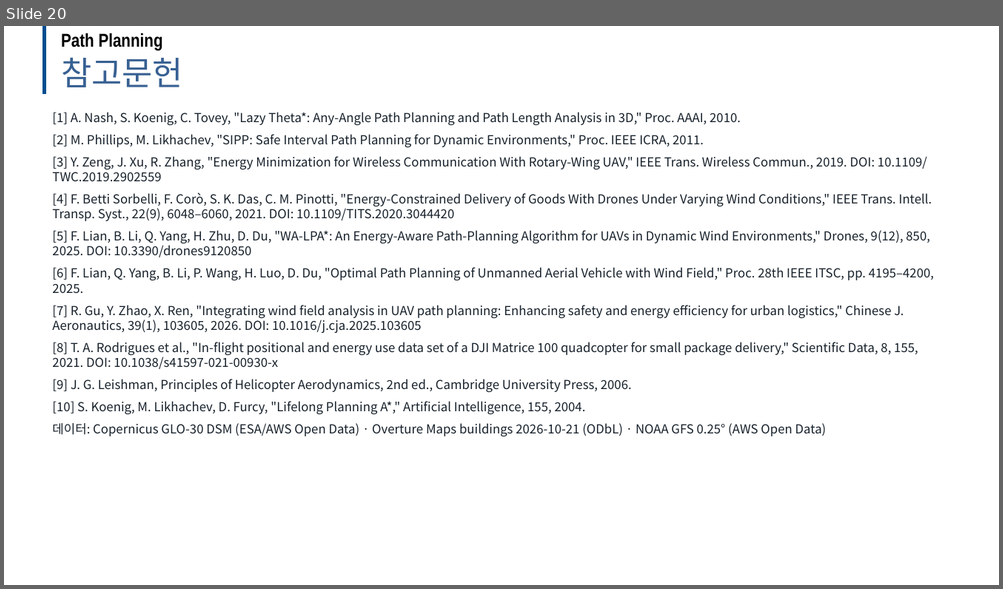
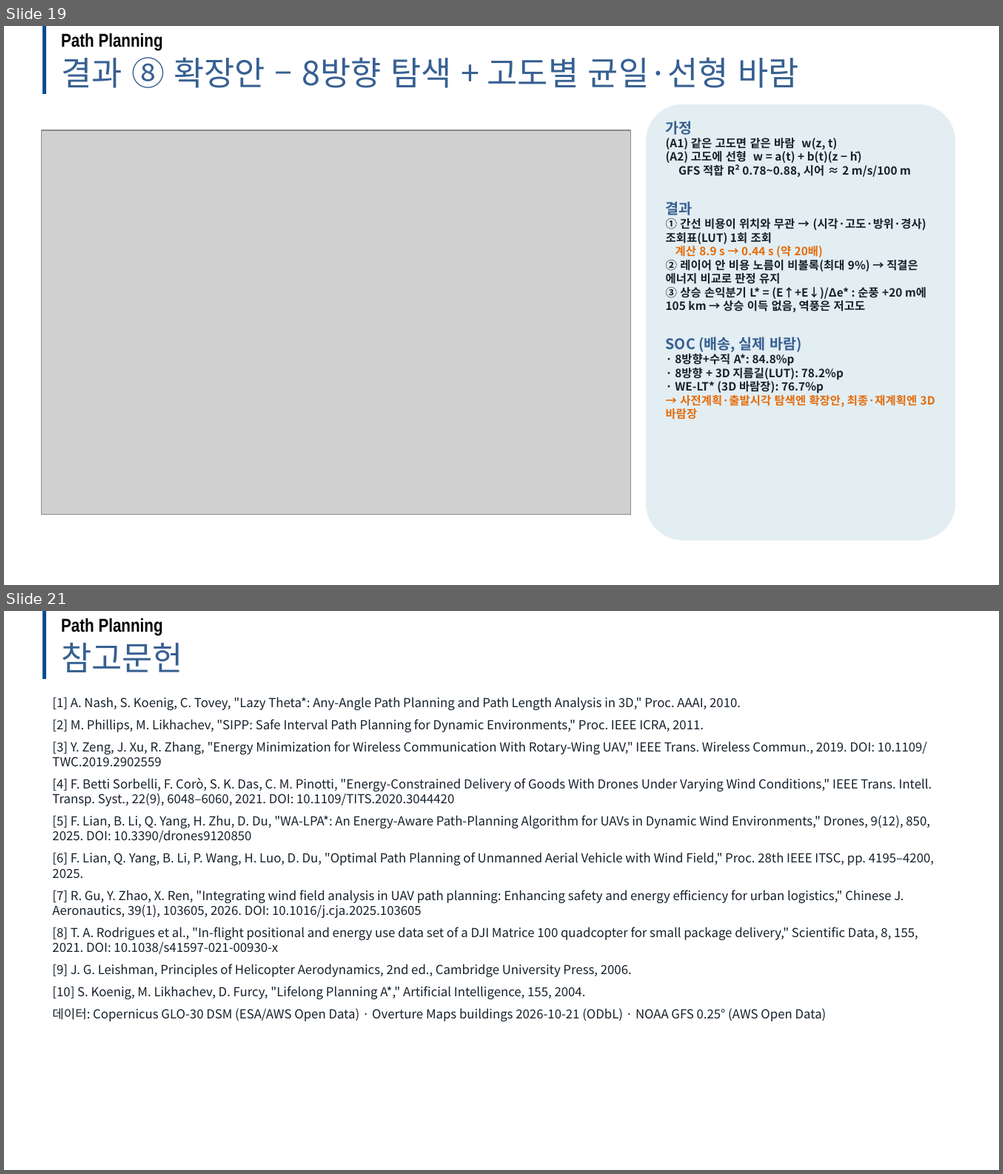
Before and after one commit to dnfl5345/Drone_path_opt, a slide deck: docs/drone_soc_path_planning_dev.pptx. Shown one above the other, each under a label of ours: slide 20 before the commit, slides 19 and 21 after it; the slides between them are not shown. The pictures are 1003x589 and 1003x1174 pixels, drawn with LibreOffice and Linux fonts; fonts in the diff are those of the drawing; grey boxes stand for pictures; background and template pictures are left out. Boxes give left, top, right and bottom in pixels: in the first picture for what was removed or moved away, otherwise in the second. Text is boxed around its words. In the diff, an @@ line names an element or a change of style, - is before the commit and + after.

```diff
--- a/docs/drone_soc_path_planning_dev.pptx
+++ b/docs/drone_soc_path_planning_dev.pptx
@@ slide 19 added at [4, 26, 999, 585], background #FFFFFF @@
@@ line added from (44, 26) to (44, 95), #004E8F 3.5 pt @@
@@ text added at [61, 33, 163, 51], 18 pt, text #000000, bold @@
+Path Planning
@@ text added at [61, 57, 799, 88], 32 pt, text #376092 @@
+결과 ⑧ 확장안 – 8방향 탐색 + 고도별 균일·선형 바람
@@ rounded rectangle added at [646, 104, 956, 541], fill #E3EEF3, 11 pt, text #16202A, bold @@
+가정
+(A1) 같은 고도면 같은 바람 w(z, t)
+(A2) 고도에 선형 w = a(t) + b(t)(z − h̄)
+GFS 적합 R² 0.78~0.88, 시어 ≈ 2 m/s/100 m
+결과
+① 간선 비용이 위치와 무관 → (시각·고도·방위·경사) 조회표(LUT) 1회 조회
+계산 8.9 s → 0.44 s (약 20배)
+② 레이어 안 비용 노름이 비볼록(최대 9%) → 직결은 에너지 비교로 판정 유지
+③ 상승 손익분기 L* = (E↑+E↓)/Δe* : 순풍 +20 m에 105 km → 상승 이득 없음, 역풍은 저고도
+SOC (배송, 실제 바람)
+· 8방향+수직 A*: 84.8%p
+· 8방향 + 3D 지름길(LUT): 78.2%p
+· WE-LT* (3D 바람장): 76.7%p
+→ 사전계획·출발시각 탐색엔 확장안, 최종·재계획엔 3D 바람장
@@ picture added at [41, 130, 631, 514] @@
@@ what was slide 20 is now slide 21 @@
```
Also in this commit, not shown: 1 slide changed, 10 other files.
